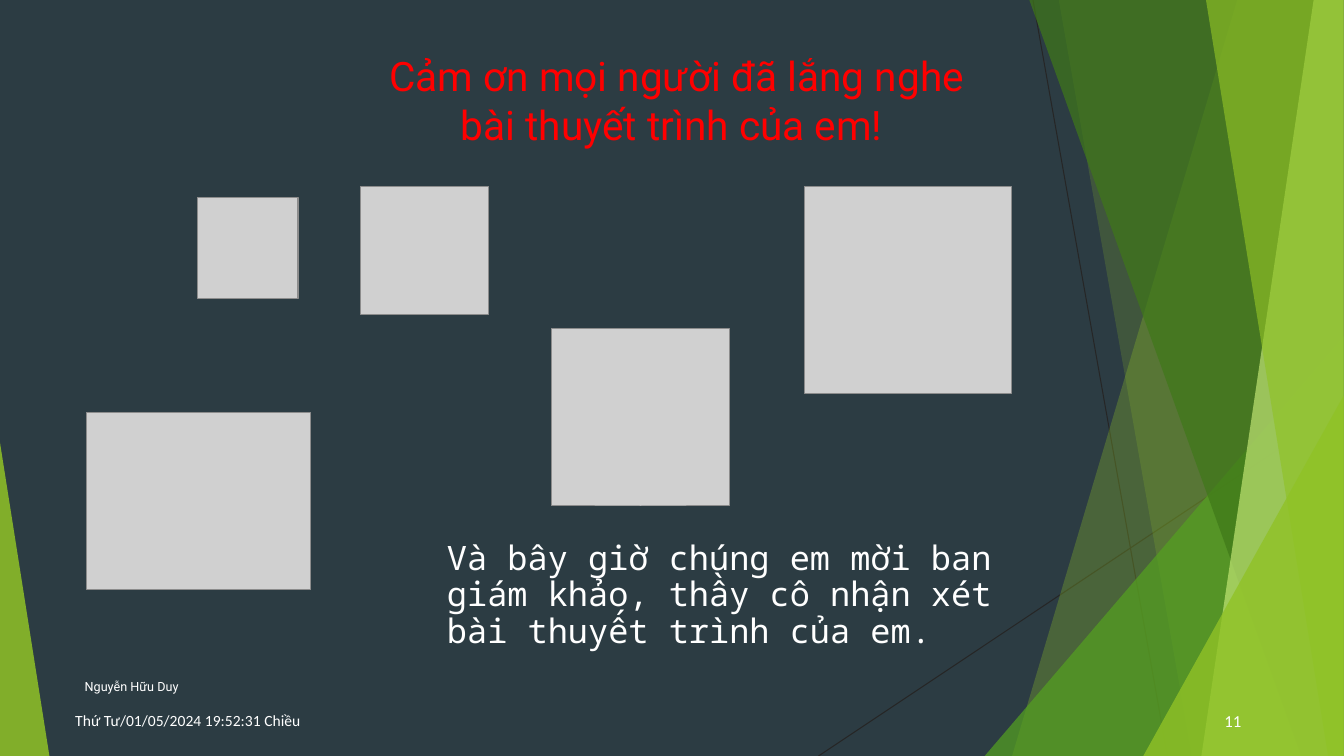
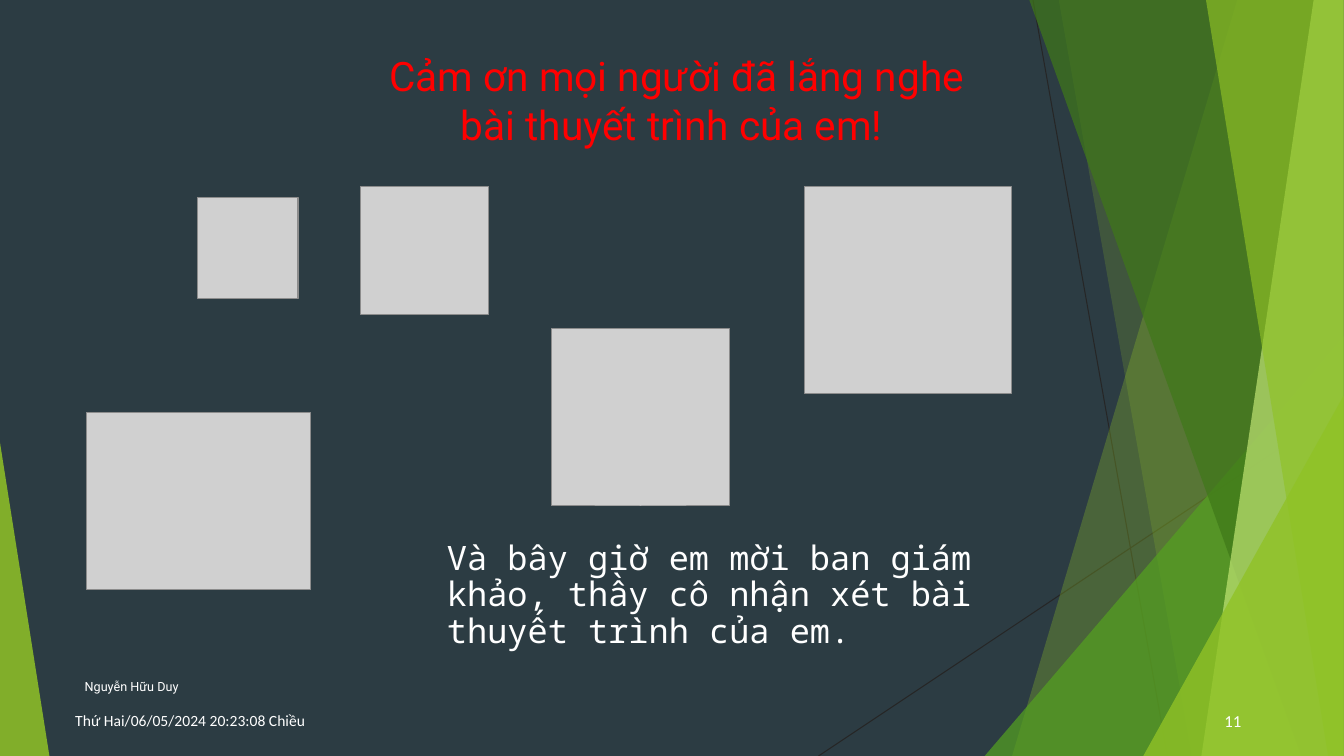
Before and after one commit to GreenSystemDuy08/TL-C4K-PTI01, a slide deck: slide 11 of PTI/SPCK/Thuyết trình.pptx. Drawn at 1344x756 pixels with LibreOffice and Linux fonts; fonts in the diff are those of the drawing; grey boxes stand for pictures. Boxes give left, top, right and bottom in pixels: in the first picture for what was removed or moved away, otherwise in the second. Text is boxed around its words. In the diff, an @@ line names an element or a change of style, - is before the commit and + after.

```diff
--- a/PTI/SPCK/Thuyết trình.pptx
+++ b/PTI/SPCK/Thuyết trình.pptx
@@ text at (447,544,972,652): text changed @@
-Và bây giờ chúng em mời ban giám khảo, thầy cô nhận xét bài thuyết trình của em.
+Và bây giờ em mời ban giám khảo, thầy cô nhận xét bài thuyết trình của em.
@@ text at (75,714,305,727): text changed @@
-Thứ Tư/01/05/2024 19:52:31 Chiều
+Thứ Hai/06/05/2024 20:23:08 Chiều
```
Also in this commit, not shown: 10 other slides changed, 13 other files.
